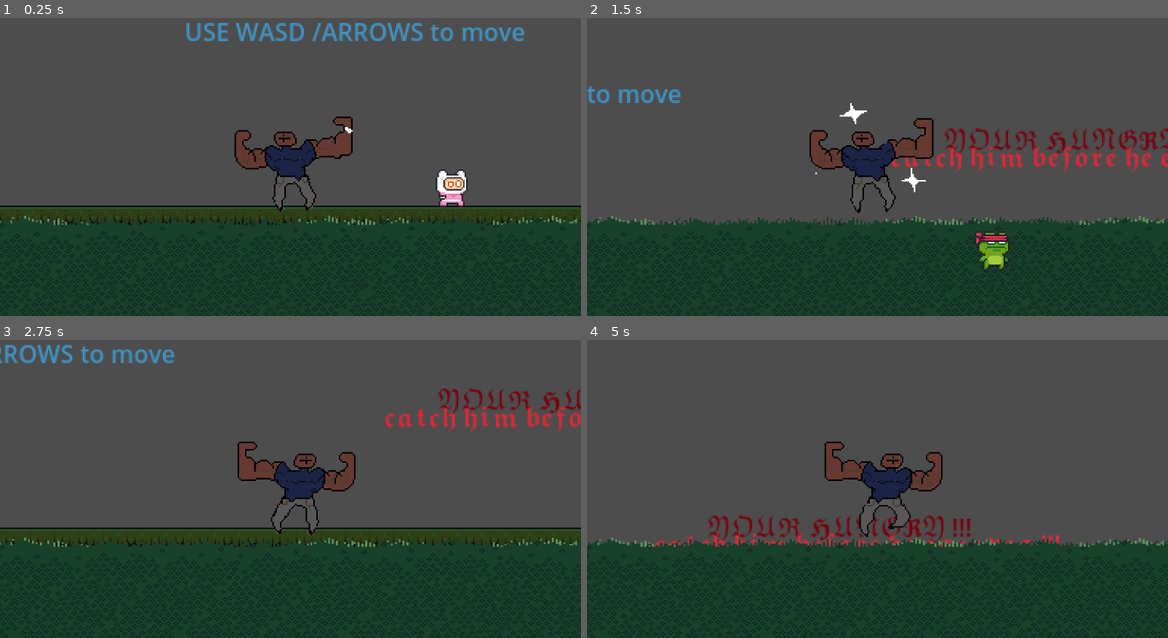
Above: before the commit, frames 1-4 (two rows, left to right).
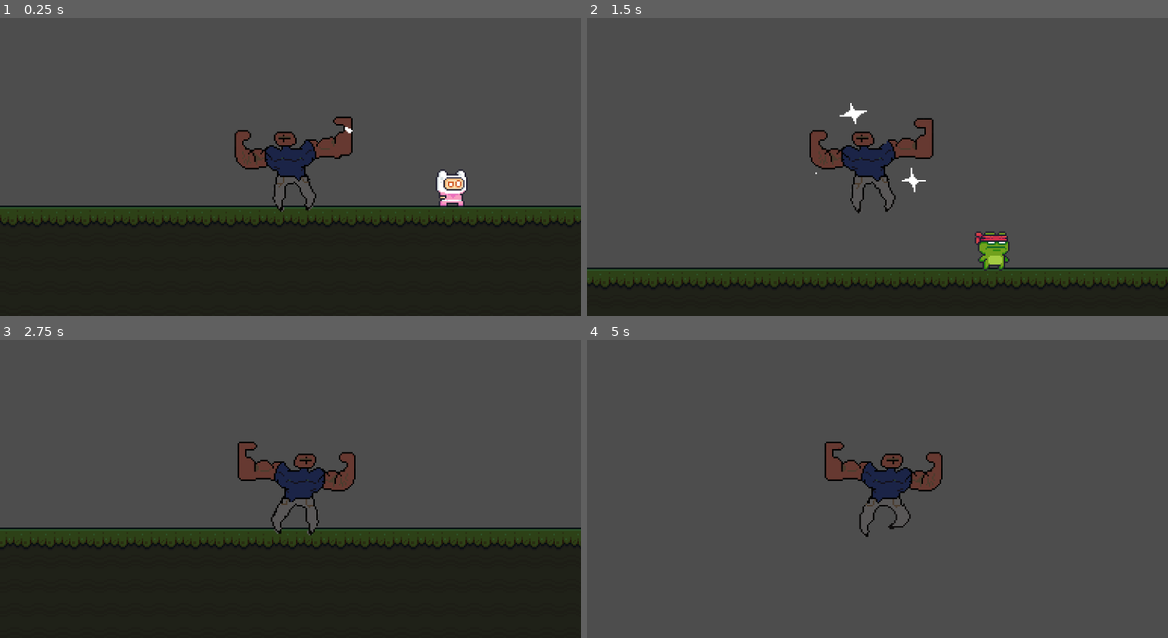
Above: after the commit, the same moments.

Repository: unfilteredvambe-tech/DeltaEatup
Game: Godot game, scene res://game.tscn
Same seed, same stepped clock (60 frames per second), same inputs: the game is played once before the commit and once after it.
Inputs:
- Up to frame 1 (0.25 s): no input
- Up to frame 2 (1.5 s): tap Enter at 0.5 s; hold D (RIGHT) from 0.53 s (still down); tap Alt at 0.6 s; tap W (JUMP) at 0.77 s; tap Shift at 1.35 s
- Up to frame 3 (2.75 s): tap W (JUMP) at 1.52 s; release D (RIGHT) at 2.03 s; hold A (LEFT) from 2.03 s (still down); tap Alt at 2.1 s
- Up to frame 4 (5 s): release A (LEFT) at 2.78 s; hold D (RIGHT) 2.78-4.28 s; tap Shift at 2.85, 4.35 s; tap W (JUMP) at 3.02, 3.77, 4.52 s; tap Alt at 3.6 s; hold A (LEFT) from 4.28 s (still down)

The runs differ from the first frame. In frame 1, 24% of the frame differs, in the area x 0-100%, y 1-100%; in frame 2, 27%; in frame 3, 25%; in frame 4, 33%, in the area x 0-100%, y 58-100%.

Commit message:
YEAH
ITs all coming together according to plan!!!

Diff:
--- a/game.tscn
+++ b/game.tscn
@@ -1,8 +1,7 @@
-[gd_scene load_steps=14 format=3 uid="uid://brw11q240wqkp"]
+[gd_scene load_steps=9 format=3 uid="uid://brw11q240wqkp"]
 
 [ext_resource type="PackedScene" uid="uid://cvm0r7piq6xp" path="res://Dude.tscn" id="1_80nbo"]
 [ext_resource type="Texture2D" uid="uid://bgschocpuqbrr" path="res://assets/Terrain (16x16).png" id="1_e2o6t"]
-[ext_resource type="Texture2D" uid="uid://bev1vjdnmjt6m" path="res://assets/pixel art/Free Pixel Art Forest/PNG/Background layers/Layer_0001_8.png" id="3_7jktm"]
 [ext_resource type="PackedScene" uid="uid://c3nfverd40s8g" path="res://Scenes/enemy.tscn" id="3_feb5d"]
 [ext_resource type="PackedScene" uid="uid://sjtwdqn65xp1" path="res://Scenes/frog.tscn" id="4_fc0e3"]
 
@@ -77,20 +76,6 @@
 physics_layer_0/collision_layer = 1
 sources/0 = SubResource("TileSetAtlasSource_feb5d")
 
-[sub_resource type="TileSet" id="TileSet_7jktm"]
-
-[sub_resource type="LabelSettings" id="LabelSettings_feb5d"]
-font_color = Color(0.47980613, 0, 0.044676468, 1)
-
-[sub_resource type="LabelSettings" id="LabelSettings_fc0e3"]
-font_color = Color(0.25490198, 0.5764706, 0.76862746, 1)
-outline_color = Color(0.59078515, 0.16469085, 0.09230781, 1)
-stacked_outline_count = 1
-stacked_outline_0/color = Color(0.13816993, 0.36556464, 0.13816993, 1)
-
-[sub_resource type="LabelSettings" id="LabelSettings_7jktm"]
-font_color = Color(0.85917294, 0.16014132, 0.21528411, 1)
-
 [node name="Game" type="Node2D"]
 
 [node name="StaticBody2D" type="StaticBody2D" parent="."]
@@ -107,48 +92,12 @@
 format = 2
 layer_0/tile_data = PackedInt32Array(1441809, 917504, 4, 1441810, 917504, 4, 1507344, 917504, 5, 1507345, 917504, 5, 15 …(8517 unchanged characters)…
 
-[node name="TileMap" type="TileMap" parent="TileMap"]
-tile_set = SubResource("TileSet_7jktm")
-format = 2
-
 [node name="CharacterBody2D" parent="." instance=ExtResource("1_80nbo")]
 position = Vector2(295, 314)
 
 [node name="Camera2D" type="Camera2D" parent="CharacterBody2D"]
 zoom = Vector2(3, 3)
 
-[node name="Layer00018" type="Sprite2D" parent="CharacterBody2D"]
-position = Vector2(364.5, -286.25)
-scale = Vector2(1.2963362, 1.0044136)
-texture = ExtResource("3_7jktm")
-
-[node name="Label" type="Label" parent="."]
-z_index = -1
-offset_left = 623.0
-offset_top = 256.0
-offset_right = 770.0
-offset_bottom = 279.0
-text = "𝔜𝔒𝔘ℜ ℌ𝔘𝔑𝔊ℜ𝔜 !!!"
-label_settings = SubResource("LabelSettings_feb5d")
-
-[node name="Label2" type="Label" parent="."]
-z_index = -1
-offset_left = 225.0
-offset_top = 225.0
-offset_right = 455.0
-offset_bottom = 248.0
-text = "USE WASD /ARROWS to move "
-label_settings = SubResource("LabelSettings_fc0e3")
-
-[node name="Label3" type="Label" parent="."]
-z_index = -1
-offset_left = 588.0
-offset_top = 267.0
-offset_right = 828.0
-offset_bottom = 290.0
-text = "𝖈𝖆𝖙𝖈𝖍 𝖍𝖎𝖒 𝖇𝖊𝖋𝖔𝖗𝖊 𝖍𝖊 𝖊𝖘𝖈𝖆𝖕𝖊𝖘 !!!"
-label_settings = SubResource("LabelSettings_7jktm")
-
 [node name="enemy" parent="." instance=ExtResource("3_feb5d")]
 position = Vector2(426, 340)
 
